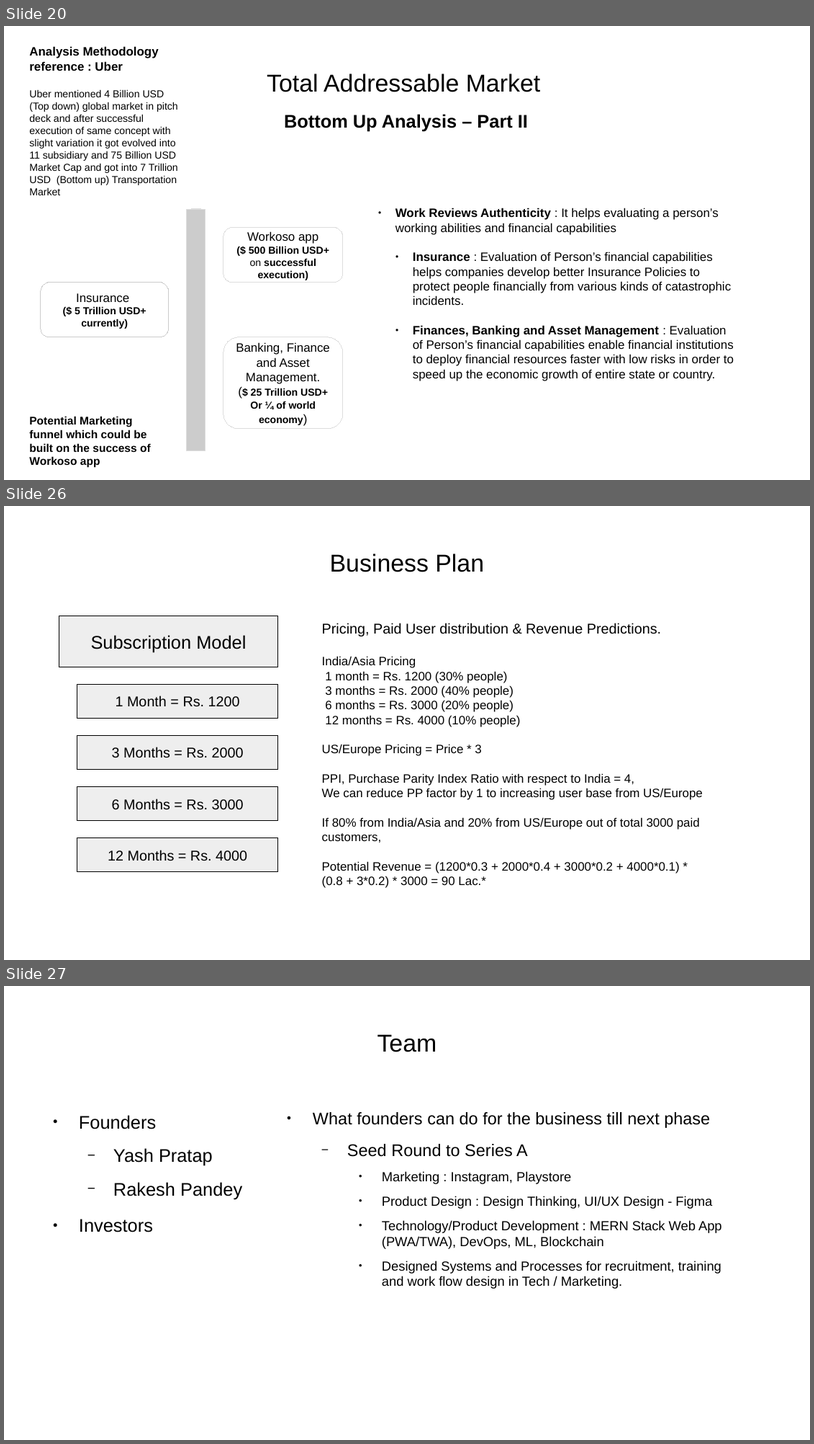
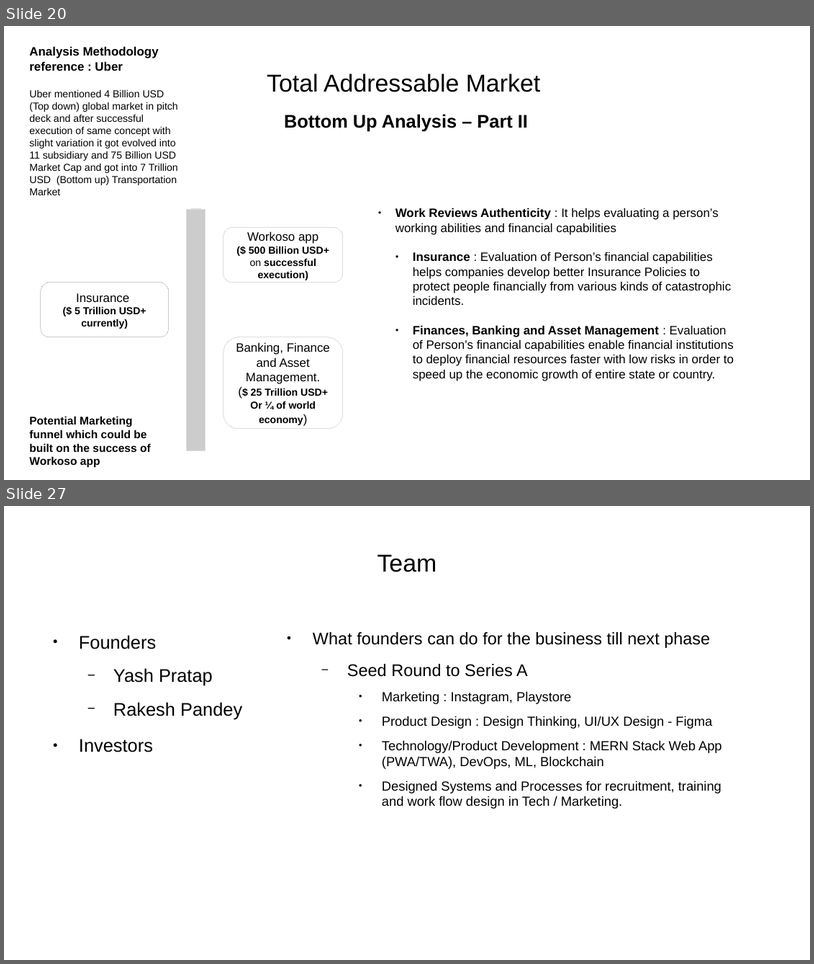
Before and after one commit to yashp241195/startupPitch, a slide deck: pitch.odp. Shown one above the other, each under a label of ours: slides 20, 26 and 27 before the commit, slides 20 and 27 after it; the slides between them are not shown. The pictures are 814x1444 and 814x964 pixels, drawn with LibreOffice and Linux fonts; fonts in the diff are those of the drawing. Boxes give left, top, right and bottom in pixels: in the first picture for what was removed or moved away, otherwise in the second. Text is boxed around its words. In the diff, an @@ line names an element or a change of style, - is before the commit and + after.

```diff
--- a/pitch.odp
+++ b/pitch.odp
@@ slide 26 removed at [4,506,810,960], background #FFFFFF @@
@@ title removed at [330,554,484,572] @@
-Business Plan
@@ rectangle removed at [59,615,278,667] @@
-Subscription Model
@@ text removed at [322,623,703,888] @@
-Pricing, Paid User distribution & Revenue Predictions.
-India/Asia Pricing
-1 month = Rs. 1200 (30% people)
-3 months = Rs. 2000 (40% people)
-6 months = Rs. 3000 (20% people)
-12 months = Rs. 4000 (10% people)
-US/Europe Pricing = Price * 3
-PPI, Purchase Parity Index Ratio with respect to India = 4,
-We can reduce PP factor by 1 to increasing user base from US/Europe
-If 80% from India/Asia and 20% from US/Europe out of total 3000 paid customers,
-Potential Revenue = (1200*0.3 + 2000*0.4 + 3000*0.2 + 4000*0.1) * (0.8 + 3*0.2) * 3000 = 90 Lac.*
@@ rectangle removed at [77,684,278,718] @@
-1 Month = Rs. 1200
@@ rectangle removed at [77,735,278,770] @@
-3 Months = Rs. 2000
@@ rectangle removed at [77,786,278,821] @@
-6 Months = Rs. 3000
@@ rectangle removed at [77,837,278,872] @@
-12 Months = Rs. 4000
```
Also in this commit, not shown: 6 slides changed, 2 slides added, 1 other slide removed.
